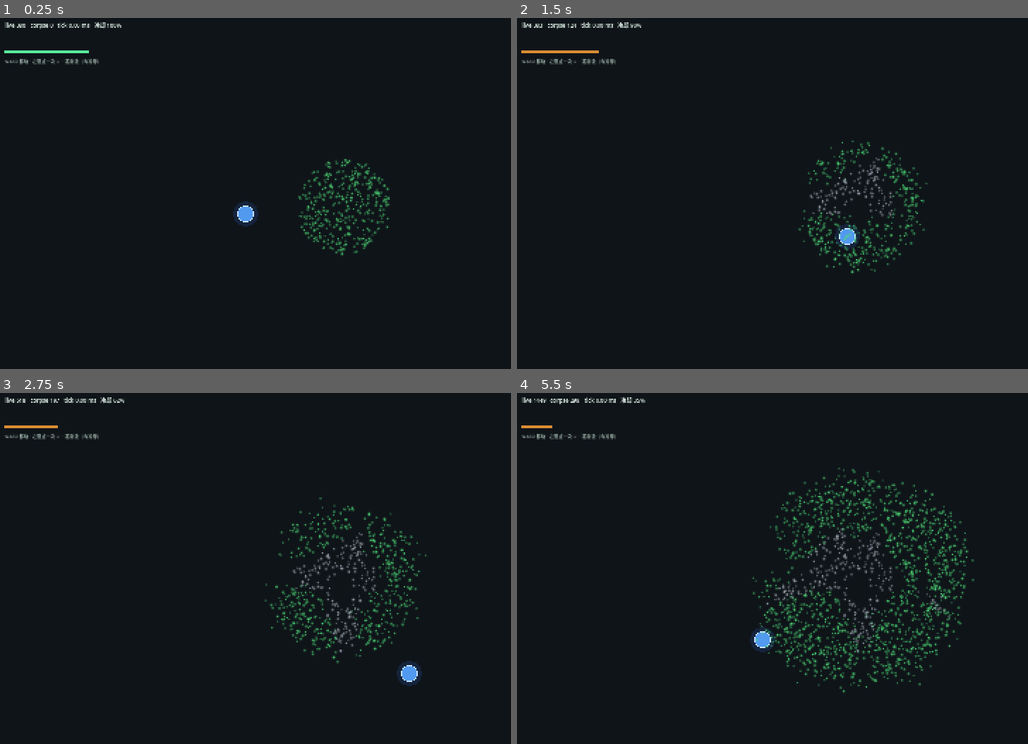
Above: before the commit, frames 1-4 (two rows, left to right).
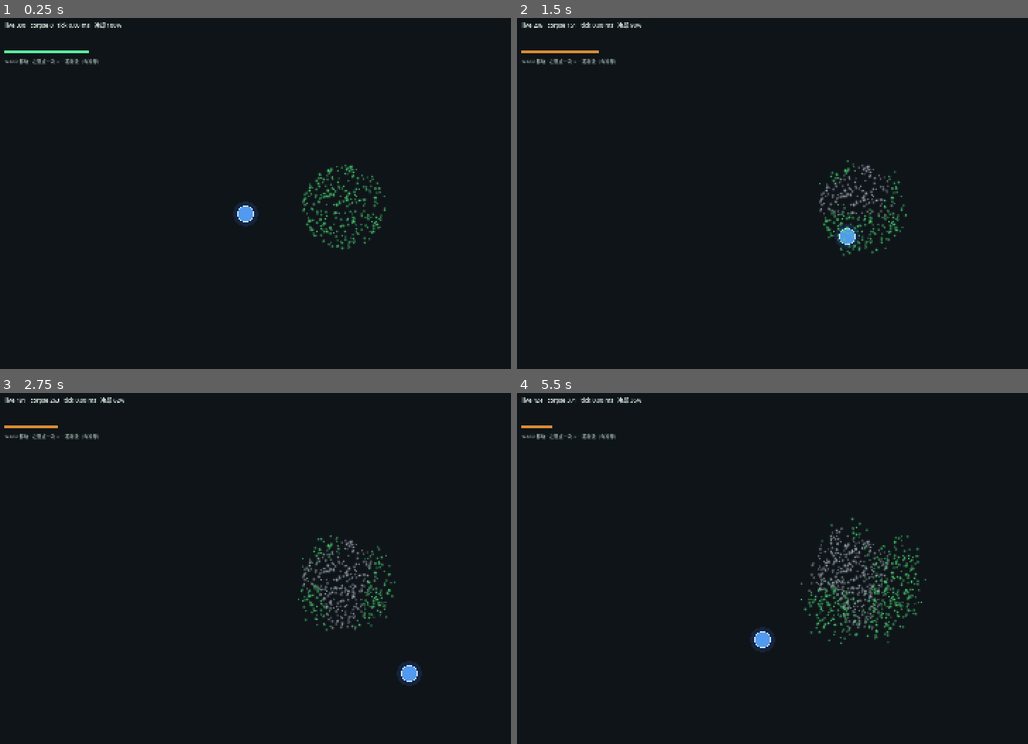
Above: after the commit, the same moments.

Repository: yanyanzi620/gamecreation
Game: Godot game, scene res://scenes/demo/particle_demo.tscn
Two runs of this game, one before a commit and one after it. Both use one fixed random seed, a clock stepped at 60 frames per second and the inputs below. This scene is started directly instead of the project's main scene.
Inputs (mouse positions are in pixels of both pictures, inside the frame that each line leads up to):
- Up to frame 1 (0.25 s): no input
- Up to frame 2 (1.5 s): tap Enter at 0.5 s; move the mouse to (920, 175) at 0.52 s; hold D 0.53-1.28 s; tap P at 0.6 s; click (920, 175) at 0.67 s; tap Space at 0.77 s; move the mouse to (685, 211) at 1.27 s; hold S from 1.28 s (still down); tap N at 1.35 s; click (685, 211) at 1.42 s
- Up to frame 3 (2.75 s): tap Space at 1.52 s; move the mouse to (337, 491) at 2.02 s; release S at 2.03 s; hold D from 2.03 s (still down); tap R at 2.1 s; click (337, 491) at 2.17 s
- Up to frame 4 (5.5 s): move the mouse to (767, 638) at 2.77 s; release D at 2.78 s; hold W 2.78-3.53 s; tap Tab at 2.85 s; click (767, 638) at 2.92 s; tap Space at 3.02, 3.77, 4.52 s; move the mouse to (966, 621) at 3.52 s; hold A 3.53-5.03 s; tap B at 3.6 s; click (966, 621) at 3.67 s; move the mouse to (629, 515) at 4.27 s; tap V at 4.35 s; click (629, 515) at 4.42 s; move the mouse to (823, 568) at 5.02 s; hold S from 5.03 s (still down); tap P at 5.1 s; click (823, 568) at 5.17 s

The runs differ from the first frame. In frame 1, 1.6% of the frame differs, in the area x 3-77%, y 2-68%; in frame 2, 2.1%; in frame 3, 2.9%; in frame 4, 6.5%, in the area x 3-90%, y 1-86%.

Commit message:
feat(M1-T2): virus model v0.2 - 3 morphologies, fan jet, purge aura, corpse harvest

Diff:
--- /dev/null
+++ b/scenes/demo/virus_showcase.tscn
@@ -0,0 +1,6 @@
+[gd_scene load_steps=2 format=3]
+
+[ext_resource type="Script" path="res://scripts/demo/virus_showcase.gd" id="1_show"]
+
+[node name="VirusShowcase" type="Node2D"]
+script = ExtResource("1_show")
--- a/scripts/demo/particle_demo.gd
+++ b/scripts/demo/particle_demo.gd
@@ -28,7 +28,7 @@
 	pop = load("res://scripts/world/virus_population.gd").new()
 	pop.name = "Virus"
 	add_child(pop)
-	pop.seed_blob(Vector2(980.0, 540.0), 135.0, 380)
+	pop.seed_blob(Vector2(980.0, 540.0), 118.0, 300)
 
 	jet = load("res://scripts/units/tools/jet_system.gd").new()
 	jet.name = "Jet"
--- /dev/null
+++ b/scripts/demo/virus_showcase.gd
@@ -0,0 +1,173 @@
+extends Node2D
+# 病毒三形态 + 攻击手段 的整合验证场景
+#
+#   绿   圆周 BLOB  ：各向同性，不规则圆盘
+#   琥珀 带状 BAND  ：主轴优先 + 缓慢折线，长成条带
+#   品红 跳跃链 CHAIN：单轴强推 + 定期跳跃，长成断链
+#
+# 攻击：
+#   左键点一次 = 一发射流（固定长/角、带冷却）
+#   玩家身边常驻净化场（接触消融）
+#   巨噬细胞自动回收 1 秒以上的尸体 -> 养分
+#
+# 命令行加 `-- --shot` 会脚本化开一枪、截图后退出（自动验收用）
+
+const KIND_BLOB := 0
+const KIND_BAND := 1
+const KIND_CHAIN := 2
+
+const STEP := 1.0 / 60.0
+const SPEED := 320.0
+const PLAYER_R := 22.0
+
+var player := Vector2(980.0, 390.0)
+var mouse := Vector2(1120.0, 300.0)
+
+var pop
+var jet
+var aura
+
+var _acc := 0.0
+var _lmb := false
+var _hud: Label
+var _hud2: Label
+var _bar: ColorRect
+var _hint: Label
+var _shot := false
+var _tick_us := 0
+
+
+func _ready() -> void:
+	RenderingServer.set_default_clear_color(Color(0.06, 0.08, 0.10))
+	_shot = OS.get_cmdline_user_args().has("--shot")
+
+	pop = load("res://scripts/world/virus_population.gd").new()
+	pop.name = "Virus"
+	add_child(pop)
+
+	# 圆周：半径 105，260 颗（密度略低于格容，留出生长余量）
+	pop.spawn_virus(KIND_BLOB, Vector2(1120.0, 300.0), 105.0, 0.0, 220, 0.0)
+	# 带状：半长 185 / 半宽 40，主轴 0.18 弧度
+	pop.spawn_virus(KIND_BAND, Vector2(330.0, 285.0), 185.0, 40.0, 120, 0.18)
+	# 跳跃链：4 颗珠子，珠半径 22，间距 56，主轴 -0.45
+	pop.spawn_virus(KIND_CHAIN, Vector2(240.0, 760.0), 18.0, 70.0, 12, -0.22)
+
+	jet = load("res://scripts/units/tools/jet_system.gd").new()
+	jet.name = "Jet"
+	add_child(jet)
+	jet.bind(pop)
+
+	aura = load("res://scripts/units/tools/purge_aura.gd").new()
+	aura.name = "Aura"
+	add_child(aura)
+	aura.bind(pop)
+
+	var layer := CanvasLayer.new()
+	add_child(layer)
+
+	_hud = Label.new()
+	_hud.position = Vector2(18, 12)
+	_hud.add_theme_font_size_override("font_size", 16)
+	_hud.add_theme_color_override("font_color", Color(0.86, 0.93, 0.89))
+	layer.add_child(_hud)
+
+	_bar = ColorRect.new()
+	_bar.position = Vector2(18, 96)
+	_bar.size = Vector2(240, 8)
+	_bar.color = Color(0.35, 0.92, 0.62)
+	layer.add_child(_bar)
+
+	_hud2 = Label.new()
+	_hud2.position = Vector2(18, 112)
+	_hud2.add_theme_font_size_override("font_size", 14)
+	_hud2.add_theme_color_override("font_color", Color(0.95, 0.82, 0.45))
+	layer.add_child(_hud2)
+
+	_hint = Label.new()
+	_hint.position = Vector2(18, 136)
+	_hint.add_theme_font_size_override("font_size", 13)
+	_hint.add_theme_color_override("font_color", Color(0.60, 0.68, 0.64))
+	_hint.text = "WASD 移动 · 左键点一次 = 一发射流 · 身边净化场持续消融"
+	layer.add_child(_hint)
+
+	if _shot:
+		_sequence()
+
+
+func _sequence() -> void:
+	await get_tree().create_timer(5.0).timeout
+	_fire(Vector2(1120.0, 300.0))
+	await get_tree().create_timer(0.30).timeout
+	_save("res://shot_a.png")
+	await get_tree().create_timer(4.50).timeout
+	_save("res://shot_b.png")
+	get_tree().quit()
+
+
+func _save(path: String) -> void:
+	var img := get_viewport().get_texture().get_image()
+	var p := ProjectSettings.globalize_path(path)
+	img.save_png(p)
+	print("[SHOT] ", p)
+
+
+func _fire(target: Vector2) -> int:
+	var d := target - player
+	if d.length() < 1.0:
+		d = Vector2.RIGHT
+	return jet.fire(player, d)
+
+
+func _process(delta: float) -> void:
+	var mv := Vector2.ZERO
+	if Input.is_key_pressed(KEY_A):
+		mv.x -= 1.0
+	if Input.is_key_pressed(KEY_D):
+		mv.x += 1.0
+	if Input.is_key_pressed(KEY_W):
+		mv.y -= 1.0
+	if Input.is_key_pressed(KEY_S):
+		mv.y += 1.0
+	if mv.length() > 0.0:
+		player += mv.normalized() * SPEED * delta
+
+	mouse = get_global_mouse_position()
+
+	if Input.is_mouse_button_pressed(MOUSE_BUTTON_LEFT):
+		if not _lmb:
+			_lmb = true
+			_fire(mouse)
+	else:
+		_lmb = false
+
+	_acc += delta
+	var guard := 0
+	while _acc >= STEP and guard < 8:
+		_acc -= STEP
+		guard += 1
+		var t0 := Time.get_ticks_usec()
+		pop.tick(STEP)
+		jet.tick(STEP)
+		aura.tick(STEP, player)
+		_tick_us = Time.get_ticks_usec() - t0
+
+	var ratio: float = jet.ready_ratio()
+	_bar.size = Vector2(240.0 * ratio, 8.0)
+	_bar.color = Color(0.35, 0.92, 0.62) if ratio >= 1.0 else Color(0.85, 0.55, 0.20)
+	_hud.text = "live %d  (绿 %d / 琥珀 %d / 品红 %d)   corpse %d   tick %.2f ms   冷却 %d%%" % [
+		pop.live_count(),
+		pop.live_by_kind(KIND_BLOB),
+		pop.live_by_kind(KIND_BAND),
+		pop.live_by_kind(KIND_CHAIN),
+		pop.corpse_count(), float(_tick_us) / 1000.0, int(ratio * 100.0)
+	]
+	_hud2.text = "养分 %d   射流命中 %d   净化 %d/帧" % [aura.nutrient, jet.last_hit(), aura.last_purge]
+	queue_redraw()
+
+
+func _draw() -> void:
+	var sz: Vector2 = pop.arena_size()
+	draw_rect(Rect2(0.0, 0.0, sz.x, sz.y), Color(0.10, 0.13, 0.16), false, 2.0)
+	draw_circle(player, PLAYER_R * 1.6, Color(0.20, 0.45, 0.95, 0.16))
+	draw_circle(player, PLAYER_R, Color(0.34, 0.64, 1.0, 0.92))
+	draw_arc(player, PLAYER_R, 0.0, TAU, 32, Color(0.76, 0.89, 1.0), 2.0)
--- /dev/null
+++ b/scripts/units/tools/purge_aura.gd
@@ -0,0 +1,59 @@
+extends Node2D
+# 净化场（近身接触清除）+ 巨噬细胞回收（尸体换养分）
+#
+# 和射流分工：
+#   射流  = 主动、定向、有冷却、打得远（清一条通道）
+#   净化场 = 被动、贴身、持续、量小（站在病毒里也不会被立刻淹没）
+#
+# 回收只吃「躺了 1 秒以上」的尸体，这样射流划过的地方还能先看到疤。
+
+const RADIUS := 108.0
+const PURGE_PER_SEC := 55.0
+const HARVEST_PER_SEC := 26.0
+const HARVEST_RADIUS := 118.0
+
+var nutrient := 0
+var last_purge := 0
+var last_harvest := 0
+
+var _acc_purge := 0.0
+var _acc_harv := 0.0
+var _pop = null
+var _center := Vector2.ZERO
+var _flash := 0.0
+
+
+func bind(pop) -> void:
+	_pop = pop
+
+
+func tick(dt: float, center: Vector2) -> void:
+	_center = center
+	if _pop == null:
+		return
+
+	_acc_purge += dt * PURGE_PER_SEC
+	var n := int(_acc_purge)
+	if n > 0:
+		_acc_purge -= float(n)
+		last_purge = _pop.purge_circle(center, RADIUS, n)
+		if last_purge > 0:
+			_flash = 0.12
+
+	_acc_harv += dt * HARVEST_PER_SEC
+	var m := int(_acc_harv)
+	if m > 0:
+		_acc_harv -= float(m)
+		last_harvest = _pop.harvest_circle(center, HARVEST_RADIUS, m)
+		nutrient += last_harvest
+
+	if _flash > 0.0:
+		_flash = maxf(0.0, _flash - dt)
+		queue_redraw()
+
+
+func _draw() -> void:
+	var a := 1.0 if _flash > 0.0 else 0.0
+	draw_circle(_center, RADIUS, Color(0.30, 0.80, 0.95, 0.05 + 0.06 * a))
+	draw_arc(_center, RADIUS, 0.0, TAU, 64, Color(0.42, 0.88, 1.0, 0.35 + 0.35 * a), 2.0)
+	draw_arc(_center, HARVEST_RADIUS, 0.0, TAU, 64, Color(0.62, 0.55, 0.95, 0.18), 1.0)
--- a/scripts/world/virus_population.gd
+++ b/scripts/world/virus_population.gd
@@ -1,54 +1,89 @@
 extends Node2D
-# M1-T2 原型：粒子种群病毒
-#   扩散 = 复制（冷却 + 30 单位粗格封顶；无终身配额）
-#   方向 = 朝最空的邻格生长：前沿外推 + 缺口回填
-#   边界 = 密度前沿（不存 48 半径 / 200 点路径）
-#   消除 = 命中区域内的 live 转 corpse，原地留尸，30 秒衰减
+# ============================================================
+# 病毒种群 —— 粒子表示（M1-T2 正式模块）
 #
-# 性能设计：
-#   · 全部状态用 Packed 数组，不 new/free，避免每帧分配
-#   · 位置相同的粒子只在「年轻期」移动，成熟后冻结
-#   · 渲染走单个 MultiMesh，1 次 draw call
-#   · 复制不做邻域查询，只查一格占用计数（O(1)）
-
+# 一个病毒 = 一堆粒子。三种形态共用同一套复制规则，
+# 差别只在「往哪个方向生」的权重表和「每格塞几个」：
+#
+#   KIND_BLOB  圆周    各向同性，长成不规则圆盘
+#   KIND_BAND  带状    主轴优先，主轴缓慢折线，长成条带
+#   KIND_CHAIN 跳跃链  单轴强推 + 定期跳跃，长成断续的链/枝
+#
+# 生长机制（三条铁律）
+#   1. 复制式扩张：冷却结束后「生一个新粒子」，本体不变大
+#   2. 朝最空的邻格生：前沿外推，被咬出的缺口从边缘往里填
+#   3. 无终身配额：只受冷却 + 格子容量约束，所以缺口一定能填满
+#
+# 消除
+#   · 区域内 live 全部转 corpse，原地留尸，不扩散
+#   · corpse 不占格子、不复生，30 秒衰减消失（战斗疤痕）
+#   · 吸附范围内可以收割 corpse -> 养分（巨噬细胞）
+#
+# 性能
+#   · 全 Packed 数组，无 new/free
+#   · 复制只查一格占用计数（O(1)），不做邻域扫描
+#   · 单个 MultiMesh，1 次 draw call
+# ============================================================
+
+# ------------------------------------------------------------ 形态
+const KIND_BLOB := 0
+const KIND_BAND := 1
+const KIND_CHAIN := 2
+const KIND_COUNT := 3
+
+# 每格容量：圆盘最密，条带中等，链最瘦
+const CAP_BLOB := 7
+const CAP_BAND := 4
+const CAP_CHAIN := 3
+
+# ------------------------------------------------------------ 池
 const MAX_LIVE := 4200
 const MAX_CORPSE := 1200
 const TOTAL := MAX_LIVE + MAX_CORPSE
 
+# ------------------------------------------------------------ 空间
 const CELL := 30.0
-const GRID_W := 80
-const GRID_H := 50
-const CELL_CAP := 7
-
+const GRID_W := 54          # 1600 / 30
+const GRID_H := 34          # 1000 / 30
+const ARENA_W := 1600.0
+const ARENA_H := 1000.0
+const ARENA_PAD := 30.0
+
+# ------------------------------------------------------------ 生长
 const R_MIN := 4.5
 const R_MAX := 8.0
-const QUOTA_ROOT := 4
-const QUOTA_CHILD := 2
 const COOL_MIN := 1.00
 const COOL_MAX := 2.00
 const SPAWN_D_MIN := 16.0
 const SPAWN_D_MAX := 30.0
-const SPAWN_ARC := 60.0
-const PROBE_DIST := 30.0
+const PROBE_DIST := 30.0        # 探一格
+const JUMP_DIST := 78.0         # 跳跃链的跳跃距离（约 2.6 格）
+const JUMP_CHANCE := 0.55       # 前进方向被堵死时，尝试跳跃的概率
+const AXIS_WANDER := 0.12       # 每次繁殖让主轴折一次的概率
+const WANDER_DEG_BAND := 20.0
+const WANDER_DEG_CHAIN := 8.0
+const WANDER_CHANCE_CHAIN := 0.12
+
 const YOUNG_SEC := 2.0
 const DRIFT_SPEED := 24.0
 const CORPSE_LIFE := 30.0
 
-const ARENA_W := 2400.0
-const ARENA_H := 1500.0
-const ARENA_PAD := 40.0
-
-const COL_LIVE := Color(0.30, 0.86, 0.46, 0.90)
+# ------------------------------------------------------------ 颜色
+const COL_BLOB := Color(0.30, 0.86, 0.46, 0.90)
+const COL_BAND := Color(0.97, 0.73, 0.26, 0.92)
+const COL_CHAIN := Color(0.88, 0.38, 0.80, 0.92)
 const COL_CORPSE := Color(0.66, 0.70, 0.74, 0.88)
 
+# ------------------------------------------------------------ 状态
 var _px := PackedFloat32Array()
 var _py := PackedFloat32Array()
 var _pr := PackedFloat32Array()
 var _page := PackedFloat32Array()
 var _plife := PackedFloat32Array()
 var _pcool := PackedFloat32Array()
+var _pkind := PackedInt32Array()
+var _pax := PackedFloat32Array()
 var _ptype := PackedInt32Array()      # 0 = live, 1 = corpse
-var _pquota := PackedInt32Array()
 var _pvid := PackedInt32Array()
 var _alive := PackedInt32Array()
 var _free: Array[int] = []
@@ -56,7 +91,10 @@
 
 var _n_live := 0
 var _n_corpse := 0
-var _origins: Array[Vector2] = []
+var _kind_live := PackedInt32Array()
+var _v_origin: Array[Vector2] = []
+var _v_axis: Array[float] = []
+var _v_kind: Array[int] = []
 
 var _rng := RandomNumberGenerator.new()
 var _mmi: MultiMeshInstance2D
@@ -77,13 +115,16 @@
 	_page.resize(TOTAL)
 	_plife.resize(TOTAL)
 	_pcool.resize(TOTAL)
+	_pkind.resize(TOTAL)
+	_pax.resize(TOTAL)
 	_ptype.resize(TOTAL)
-	_pquota.resize(TOTAL)
 	_pvid.resize(TOTAL)
 	_alive.resize(TOTAL)
 	_alive.fill(0)
 	_cell.resize(GRID_W * GRID_H)
 	_cell.fill(0)
+	_kind_live.resize(KIND_COUNT)
+	_kind_live.fill(0)
 	_free.clear()
 	for i in range(TOTAL):
 		_free.append(i)
@@ -124,17 +165,47 @@
 
 # ============================================================ 播种
 
-func seed_blob(center: Vector2, radius: float, count: int) -> void:
-	_origins.append(center)
-	var vid := _origins.size() - 1
+# 三种形态各自的初始形状
+#   BLOB   a = 半径,        b 忽略
+#   BAND   a = 半长,        b = 半宽
+#   CHAIN  a = 珠子半径,    b = 珠子间距
+func spawn_virus(kind: int, center: Vector2, a: float, b: float, count: int, axis: float) -> int:
+	var vid := _v_origin.size()
+	_v_origin.append(center)
+	_v_axis.append(axis)
+	_v_kind.append(kind)
 	for k in range(count):
+		var p := _seed_point(kind, center, a, b, axis)
+		_spawn(p.x, p.y, _rng.randf_range(R_MIN, R_MAX), 0, kind,
+			axis + _rng.randf_range(-0.10, 0.10), vid,
+			_rng.randf_range(0.0, 1.2), _rng.randf_range(COOL_MIN, COOL_MAX))
+	return vid
+
+
+func seed_blob(center: Vector2, radius: float, count: int) -> int:
+	return spawn_virus(KIND_BLOB, center, radius, radius, count, 0.0)
+
+
+func _seed_point(kind: int, center: Vector2, a: float, b: float, axis: float) -> Vector2:
+	var ax := Vector2(cos(axis), sin(axis))
+	var pp := Vector2(-ax.y, ax.x)
+	if kind == KIND_BAND:
+		var u := _rng.randf_range(-a, a)
+		var v := _rng.randf_range(-b, b)
+		return center + ax * u + pp * v
+	if kind == KIND_CHAIN:
+		var beads := 4
+		var bi := _rng.randi_range(0, beads - 1)
+		var off := (float(bi) - float(beads - 1) * 0.5) * b
 		var ang := _rng.randf() * TAU
-		var rr := radius * sqrt(_rng.randf())
-		var x := center.x + cos(ang) * rr
-		var y := center.y + sin(ang) * rr
-		_spawn(x, y, _rng.randf_range(R_MIN, R_MAX), 0, QUOTA_ROOT, vid,
-			_rng.randf_range(0.0, 1.2), _rng.randf_range(COOL_MIN, COOL_MAX))
-
+		var rr := a * sqrt(_rng.randf())
+		return center + ax * off + Vector2(cos(ang), sin(ang)) * rr
+	var ang2 := _rng.randf() * TAU
+	var rr2 := a * sqrt(_rng.randf())
+	return center + Vector2(cos(ang2), sin(ang2)) * rr2
+
+
+# ============================================================ 查询
 
 func live_count() -> int:
 	return _n_live
@@ -144,10 +215,18 @@
 	return _n_corpse
 
 
+func live_by_kind(kind: int) -> int:
+	return _kind_live[kind]
+
+
+func arena_size() -> Vector2:
+	return Vector2(ARENA_W, ARENA_H)
+
+
 # ============================================================ 池操作
 
-func _spawn(x: float, y: float, r: float, type: int, quota: int, vid: int,
-		page: float, cool: float) -> int:
+func _spawn(x: float, y: float, r: float, type: int, kind: int, axis: float,
+		vid: int, page: float, cool: float) -> int:
 	if _free.is_empty():
 		return -1
 	if type == 0 and _n_live >= MAX_LIVE:
@@ -162,11 +241,13 @@
 	_page[i] = page
 	_pcool[i] = cool
 	_ptype[i] = type
-	_pquota[i] = quota
+	_pkind[i] = kind
+	_pax[i] = axis
 	_pvid[i] = vid
 	_plife[i] = CORPSE_LIFE if type == 1 else 0.0
 	if type == 0:
 		_n_live += 1
+		_kind_live[kind] += 1
 		_cell_add(x, y)
 	else:
 		_n_corpse += 1
@@ -180,6 +261,7 @@
 		return
 	if _ptype[i] == 0:
 		_n_live -= 1
+		_kind_live[_pkind[i]] -= 1
 		_cell_remove(_px[i], _py[i])
 	else:
 		_n_corpse -= 1
@@ -195,8 +277,8 @@
 	_ptype[i] = 1
 	_plife[i] = CORPSE_LIFE
 	_page[i] = 0.0
-	_pquota[i] = 0
 	_n_live -= 1
+	_kind_live[_pkind[i]] -= 1
 	_n_corpse += 1
 	_cell_remove(_px[i], _py[i])
 	_write_slot(i)
@@ -225,6 +307,41 @@
 	return _cell[_cell_idx(x, y)]
 
 
+func _cell_cap(kind: int) -> int:
+	if kind == KIND_BAND:
+		return CAP_BAND
+	if kind == KIND_CHAIN:
+		return CAP_CHAIN
+	return CAP_BLOB
+
+
+# ============================================================ 方向权重
+# 这个函数决定「长成什么形状」。score = 权重 × 剩余容量，
+# 所以：形状由权重主导，但再满的格子也挡不住一个完全空的缺口。
+
+func _dir_weight(kind: int, axis: float, ang: float) -> float:
+	var d := fmod(ang - axis + PI, TAU)
+	if d < 0.0:
+		d += TAU
+	d -= PI
+	var diff := absf(d)
+	if kind == KIND_BAND:
+		if diff <= PI * 0.13:
+			return 5.0          # 正前方：强推
+		if diff <= PI * 0.26:
+			return 0.7          # ±45°：慢扩，形成带宽
+		if diff <= PI * 0.50:
+			return 0.5          # 侧向
+		return 0.30             # 反方向：只用于回填
+	if kind == KIND_CHAIN:
+		if diff <= PI * 0.13:
+			return 8.0          # 正前方：近乎单线
+		if diff <= PI * 0.30:
+			return 0.30         # 极轻分叉
+		return 0.10             # 反向：只用于回填
+	return 1.0                  # BLOB：各向同性
+
+
 # ============================================================ 模拟
 
 func tick(dt: float) -> void:
@@ -233,14 +350,6 @@
 			continue
 		if _ptype[i] == 0:
 			_page[i] += dt
-			if _page[i] < YOUNG_SEC:
-				var ox := _px[i] - _origins[_pvid[i]].x
-				var oy := _py[i] - _origins[_pvid[i]].y
-				var l := sqrt(ox * ox + oy * oy)
-				if l > 0.01:
-					_px[i] += ox / l * DRIFT_SPEED * dt
-					_py[i] += oy / l * DRIFT_SPEED * dt
-					_write_slot(i)
 			_pcool[i] -= dt
 			if _pcool[i] <= 0.0:
 				_replicate(i)
@@ -260,13 +369,44 @@
 	if _n_live >= MAX_LIVE:
 		return
 
-	# 八邻格探测：朝"最空的邻格"繁殖。
-	# 前沿的邻格是空的 -> 向外推；咬出的缺口邻格也是空的 -> 向内填。
-	var best_dir := Vector2.ZERO
-	var best_cnt := 1 << 20
+	var kind := _pkind[i]
+	var axis := _pax[i]
+	var cap := _cell_cap(kind)
+
+	# 跳跃链：只认正前方 ±23°。前方堵死就跳一段；跳跃失败才允许回填。
+	# 这个分支是「链」和「糊成一团」的唯一差别。
+	if kind == KIND_CHAIN:
+		var fwd := _pick_dir(i, kind, axis, cap, PI * 0.13)
+		if fwd[3]:
+			_do_spawn(i, fwd[1], fwd[2], kind, cap)
+			return
+		if _rng.randf() < JUMP_CHANCE and _try_jump(i, axis):
+			return
+		var anyd := _pick_dir(i, kind, axis, cap, PI)
+		if anyd[3]:
+			_do_spawn(i, anyd[1], anyd[2], kind, cap)
+			return
+		_pcool[i] = _rng.randf_range(COOL_MIN, COOL_MAX)
+		return
+
+	var best := _pick_dir(i, kind, axis, cap, PI)
+	if not best[3]:
+		_pcool[i] = _rng.randf_range(COOL_MIN, COOL_MAX)
+		return
+	_do_spawn(i, best[1], best[2], kind, cap)
+
+
+# 在 max_diff 夹角范围内，挑「权重 × 剩余容量」最大的方向
+# 返回 [score, dx, dy, found]
+func _pick_dir(i: int, kind: int, axis: float, cap: int, max_diff: float) -> Array:
+	var best := -1.0
+	var bx := 0.0
+	var by := 0.0
 	var found := false
 	for k in range(8):
-		var ang := TAU * float(k) / 8.0
+		var ang := float(k) * PI * 0.25
+		if _ang_diff(ang, axis) > max_diff:
+			continue
 		var dx := cos(ang)
 		var dy := sin(ang)
 		var tx := _px[i] + dx * PROBE_DIST
@@ -274,34 +414,65 @@
 		if tx < ARENA_PAD or tx > ARENA_W - ARENA_PAD or ty < ARENA_PAD or ty > ARENA_H - ARENA_PAD:
 			continue
 		var c := _cell_count(tx, ty)
-		if c < best_cnt:
-			best_cnt = c
-			best_dir = Vector2(dx, dy)
+		if c >= cap:
+			continue
+		var sc := _dir_weight(kind, axis, ang) * float(cap - c)
+		if sc > best:
+			best = sc
+			bx = dx
+			by = dy
 			found = true
-		elif c == best_cnt and _rng.randf() < 0.5:
-			best_dir = Vector2(dx, dy)
-
-	if not found or best_cnt >= CELL_CAP:
-		# 周围满了只是"暂时没地方"，不能注销配额：
-		# 邻格被射流打空之后，这个粒子必须还能往缺口里生。
-		_pcool[i] = _rng.randf_range(COOL_MIN, COOL_MAX)
-		return
-
+		elif absf(sc - best) < 0.01 and _rng.randf() < 0.5:
+			bx = dx
+			by = dy
+	return [best, bx, by, found]
+
+
+# 真正落一个子粒子：抖动角度 + 随机步长 + 主轴缓慢折线
+func _do_spawn(i: int, bx: float, by: float, kind: int, cap: int) -> void:
 	var jitter := deg_to_rad(_rng.randf_range(-12.0, 12.0))
-	var nd := best_dir.rotated(jitter)
+	var nd := Vector2(bx, by).rotated(jitter)
 	var dist := _rng.randf_range(SPAWN_D_MIN, SPAWN_D_MAX)
 	var nx := _px[i] + nd.x * dist
 	var ny := _py[i] + nd.y * dist
 	if nx < ARENA_PAD or nx > ARENA_W - ARENA_PAD or ny < ARENA_PAD or ny > ARENA_H - ARENA_PAD:
 		_pcool[i] = _rng.randf_range(COOL_MIN, COOL_MAX)
 		return
-	if _cell_count(nx, ny) >= CELL_CAP:
+	if _cell_count(nx, ny) >= cap:
 		_pcool[i] = _rng.randf_range(COOL_MIN, COOL_MAX)
 		return
 
-	_spawn(nx, ny, _rng.randf_range(R_MIN, R_MAX), 0, QUOTA_CHILD, _pvid[i],
+	var naxis := _pax[i]
+	if kind != KIND_BLOB:
+		var chance := AXIS_WANDER if kind == KIND_BAND else WANDER_CHANCE_CHAIN
+		if _rng.randf() < chance:
+			var wd := WANDER_DEG_BAND if kind == KIND_BAND else WANDER_DEG_CHAIN
+			naxis = _pax[i] + deg_to_rad(_rng.randf_range(-wd, wd))
+
+	_spawn(nx, ny, _rng.randf_range(R_MIN, R_MAX), 0, kind, naxis, _pvid[i],
 		0.0, _rng.randf_range(COOL_MIN, COOL_MAX))
 	_pcool[i] = _rng.randf_range(COOL_MIN, COOL_MAX)
+
+
+func _ang_diff(a: float, b: float) -> float:
+	var d := fmod(a - b + PI, TAU)
+	if d < 0.0:
+		d += TAU
+	return absf(d - PI)
+
+
+# 跳跃：沿主轴跳过一段已经长满的区域，在对面重新落点
+func _try_jump(i: int, axis: float) -> bool:
+	var jx := _px[i] + cos(axis) * JUMP_DIST
+	var jy := _py[i] + sin(axis) * JUMP_DIST
+	if jx < ARENA_PAD or jx > ARENA_W - ARENA_PAD or jy < ARENA_PAD or jy > ARENA_H - ARENA_PAD:
+		return false
+	if _cell_count(jx, jy) >= _cell_cap(KIND_CHAIN):
+		return false
+	_spawn(jx, jy, _rng.randf_range(R_MIN, R_MAX), 0, KIND_CHAIN, axis, _pvid[i],
+		0.0, _rng.randf_range(COOL_MIN, COOL_MAX))
+	_pcool[i] = _rng.randf_range(COOL_MIN, COOL_MAX)
+	return true
 
 
 # ============================================================ 消除
@@ -333,7 +504,58 @@
 	return hit
 
 
+# 净化场：圆形范围内按数量配额逐帧清除（接触即消融）
+func purge_circle(center: Vector2, radius: float, max_n: int) -> int:
+	if max_n <= 0:
+		return 0
+	var r2 := radius * radius
+	var hit := 0
+	for i in range(TOTAL):
+		if hit >= max_n:
+			break
+		if _alive[i] == 0 or _ptype[i] != 0:
+			continue
+		var vx := _px[i] - center.x
+		var vy := _py[i] - center.y
+		if vx * vx + vy * vy > r2:
+			continue
+		_to_corpse(i)
+		hit += 1
+	return hit
+
+
+# 巨噬细胞回收：吃掉吸附范围内的尸体，换养分
+# 只收割「已经躺了 1 秒以上」的尸体，保证战场还能看到疤
+func harvest_circle(center: Vector2, radius: float, max_n: int) -> int:
+	if max_n <= 0:
+		return 0
+	var r2 := radius * radius
+	var got := 0
+	for i in range(TOTAL):
+		if got >= max_n:
+			break
+		if _alive[i] == 0 or _ptype[i] != 1:
+			continue
+		if _plife[i] > CORPSE_LIFE - 1.0:
+			continue
+		var vx := _px[i] - center.x
+		var vy := _py[i] - center.y
+		if vx * vx + vy * vy > r2:
+			continue
+		_kill(i)
+		got += 1
+	return got
+
+
 # ============================================================ 渲染
+
+func _kind_color(kind: int) -> Color:
+	if kind == KIND_BAND:
+		return COL_BAND
+	if kind == KIND_CHAIN:
+		return COL_CHAIN
+	return COL_BLOB
+
 
 func _write_slot(i: int) -> void:
 	var o := i * 12
@@ -343,11 +565,11 @@
 		_buf[o + 11] = 0.0
 		return
 	var s := _pr[i] * 2.0
-	var col := COL_LIVE
+	var col := _kind_color(_pkind[i])
 	if _ptype[i] == 1:
 		var k := clampf(_plife[i] / CORPSE_LIFE, 0.0, 1.0)
 		col = Color(COL_CORPSE.r, COL_CORPSE.g, COL_CORPSE.b, COL_CORPSE.a * (0.35 + 0.65 * k))
-	# TRANSFORM_2D：8 浮点（2x3 矩阵按 8 对齐）+ 4 颜色
+	# TRANSFORM_2D：8 浮点变换 + 4 浮点颜色
 	_buf[o + 0] = s
 	_buf[o + 1] = 0.0
 	_buf[o + 2] = 0.0
Not shown, added: scripts/demo/virus_showcase.gd.uid
Not shown, added: scripts/units/tools/purge_aura.gd.uid
Not shown, added: docs/病毒模型与攻击机制.md
